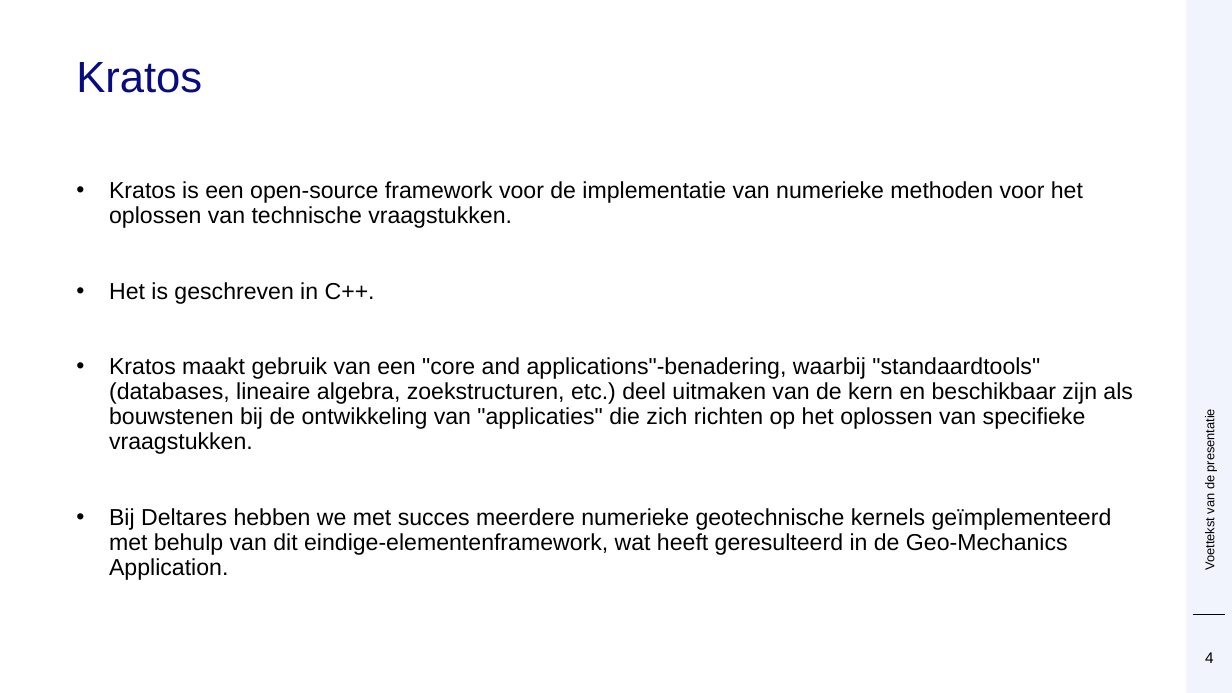
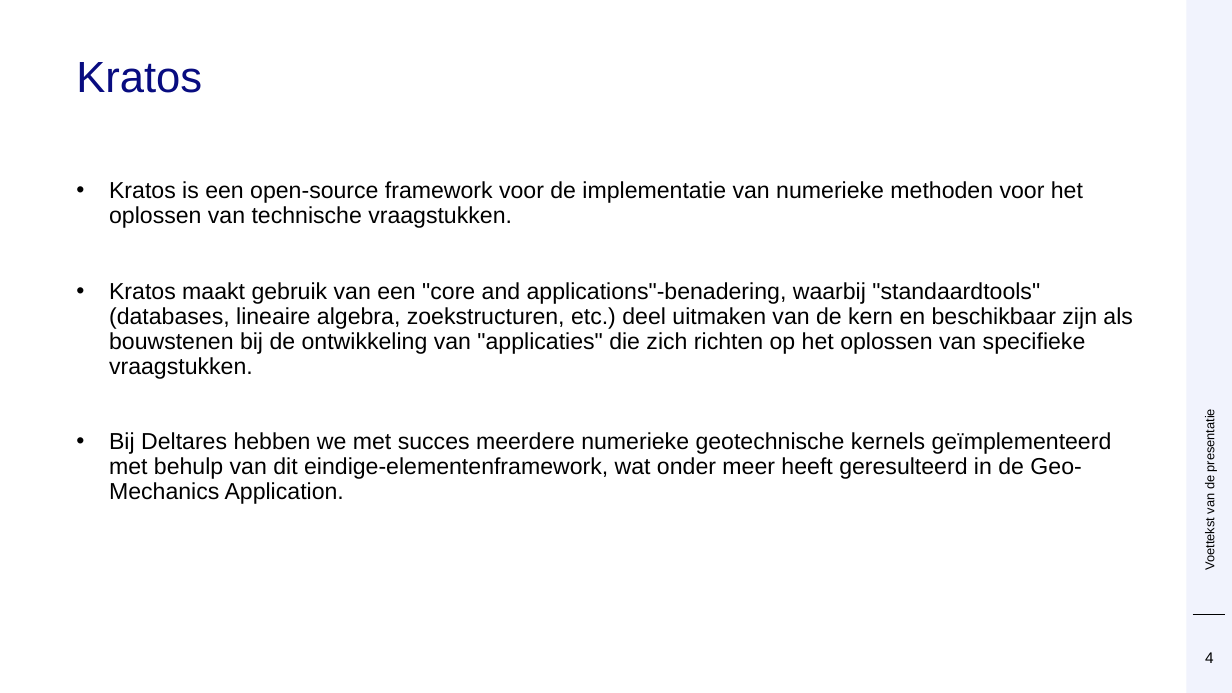
Before and after one commit to Deltares/ProbabilisticLibrary, a slide deck: slide 4 of sources/Deltares.Probabilistic.PWrapper.Examples/kratos/Prob Kratos DSD.pptx. Drawn at 1232x693 pixels with LibreOffice and Linux fonts; fonts in the diff are those of the drawing; background and template pictures are left out. Boxes give left, top, right and bottom in pixels: in the first picture for what was removed or moved away, otherwise in the second. Text is boxed around its words. In the diff, an @@ line names an element or a change of style, - is before the commit and + after.

```diff
--- a/sources/Deltares.Probabilistic.PWrapper.Examples/kratos/Prob Kratos DSD.pptx
+++ b/sources/Deltares.Probabilistic.PWrapper.Examples/kratos/Prob Kratos DSD.pptx
@@ text at [109,282,375,304]: paragraph removed @@
-• Het is geschreven in C++.
@@ text at [109,432,1112,504]: text changed @@
-• Bij Deltares hebben we met succes meerdere numerieke geotechnische kernels geïmplementeerd met behulp van dit eindige-elementenframework, wat heeft geresulteerd in de Geo-Mechanics Application.
+• Bij Deltares hebben we met succes meerdere numerieke geotechnische kernels geïmplementeerd met behulp van dit eindige-elementenframework, wat onder meer heeft geresulteerd in de Geo-Mechanics Application.
```
Also in this commit, not shown: 6 other slides changed.
